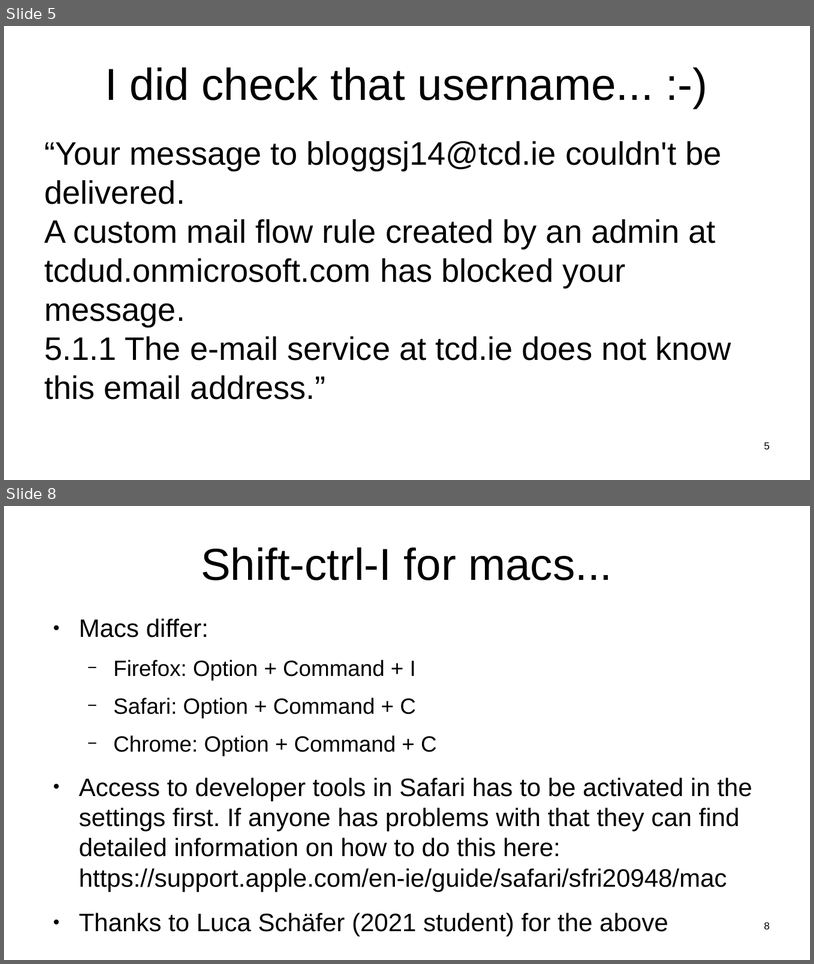
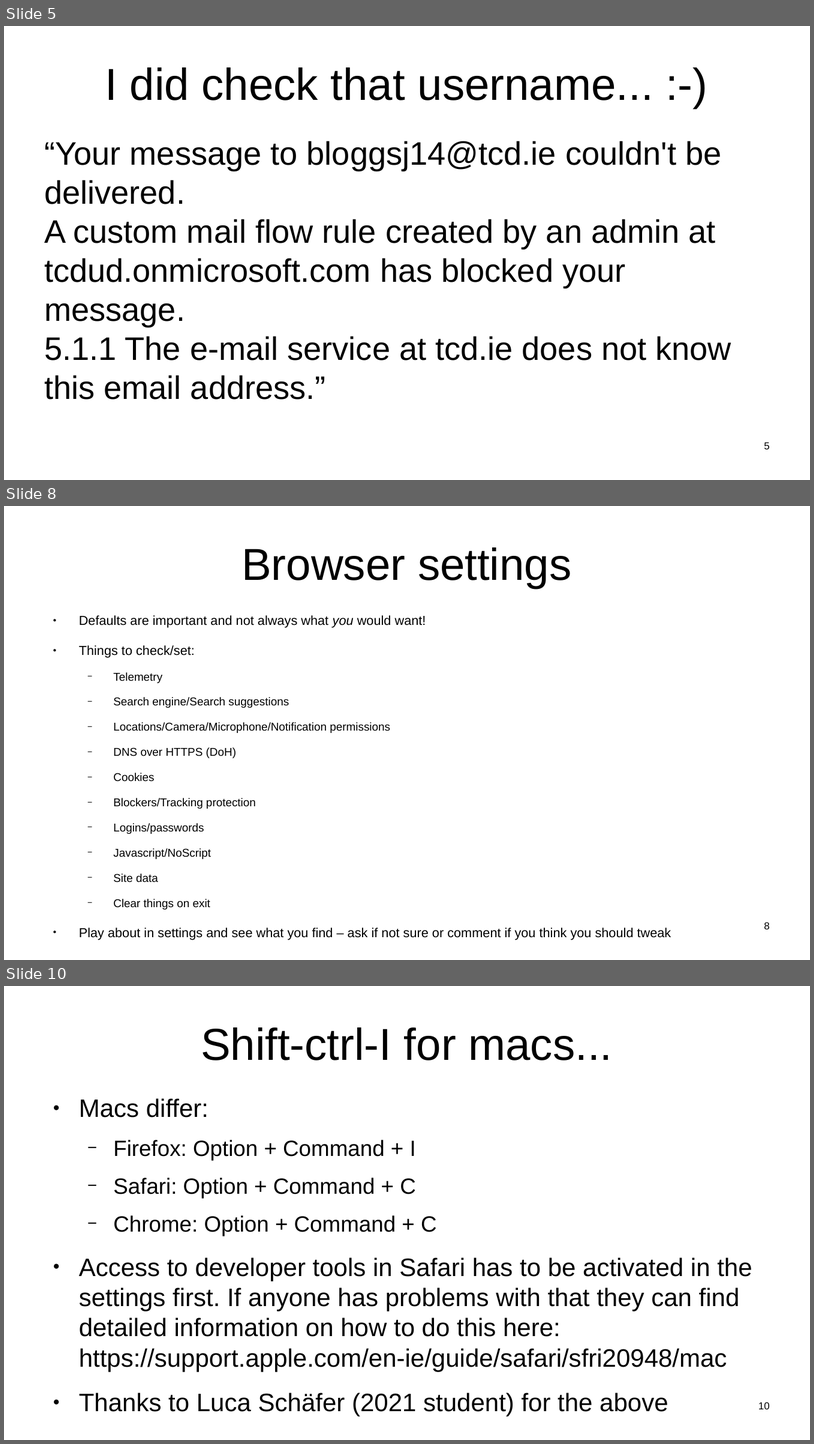
Before and after one commit to sftcd/witidtm, a slide deck: lectures/2022-2023/labs.odp. Shown one above the other, each under a label of ours: slides 5 and 8 before the commit, slides 5, 8 and 10 after it; the slides between them are not shown. The pictures are 814x964 and 814x1444 pixels, drawn with LibreOffice and Linux fonts; fonts in the diff are those of the drawing. Boxes give left, top, right and bottom in pixels: in the first picture for what was removed or moved away, otherwise in the second. Text is boxed around its words. In the diff, an @@ line names an element or a change of style, - is before the commit and + after.

```diff
--- a/lectures/2022-2023/labs.odp
+++ b/lectures/2022-2023/labs.odp
@@ slide 8 added at <box>4,506,810,960</box>, background #FFFFFF @@
@@ title added at <box>242,547,572,588</box>, 44 pt, text #000000 @@
+Browser settings
@@ text added at <box>79,615,672,939</box>, 11.2 pt, text #000000 @@
+● Defaults are important and not always what you would want!
+● Things to check/set:
+  − Telemetry
+  − Search engine/Search suggestions
+  − Locations/Camera/Microphone/Notification permissions
+  − DNS over HTTPS (DoH)
+  − Cookies
+  − Blockers/Tracking protection
+  − Logins/passwords
+  − Javascript/NoScript
+  − Site data
+  − Clear things on exit
+● Play about in settings and see what you find – ask if not sure or comment if you think you should tweak
@@ page number added at <box>764,922,770,929</box>, 10 pt, text #000000 @@
+8
@@ what was slide 8 is now slide 10 @@
@@ page number at <box>759,1402,770,1409</box>: text changed @@
-8
+10
```
Also in this commit, not shown: 10 slides changed, 7 other slides added, 5 slides removed, 1 other file.
